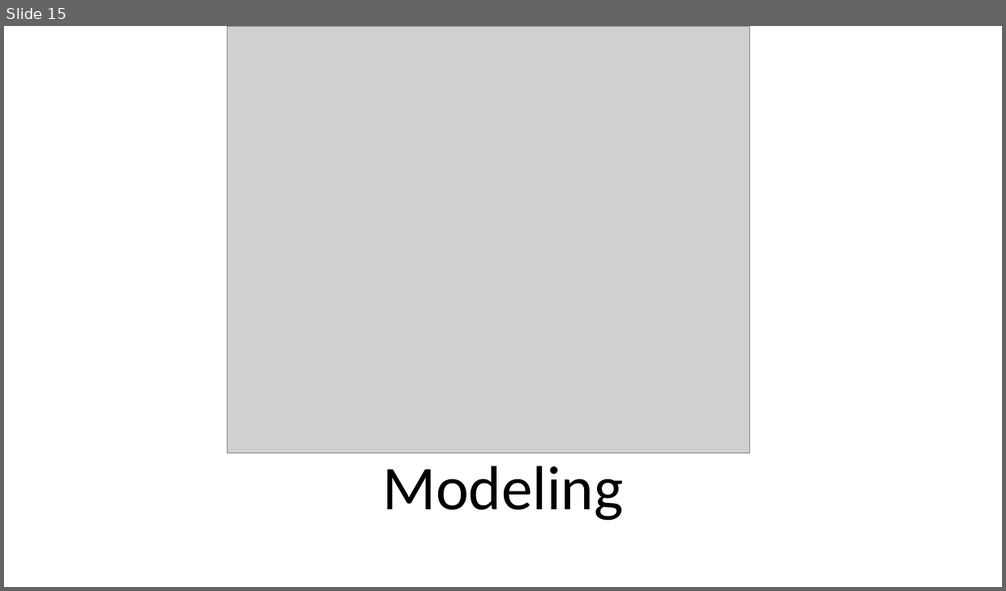
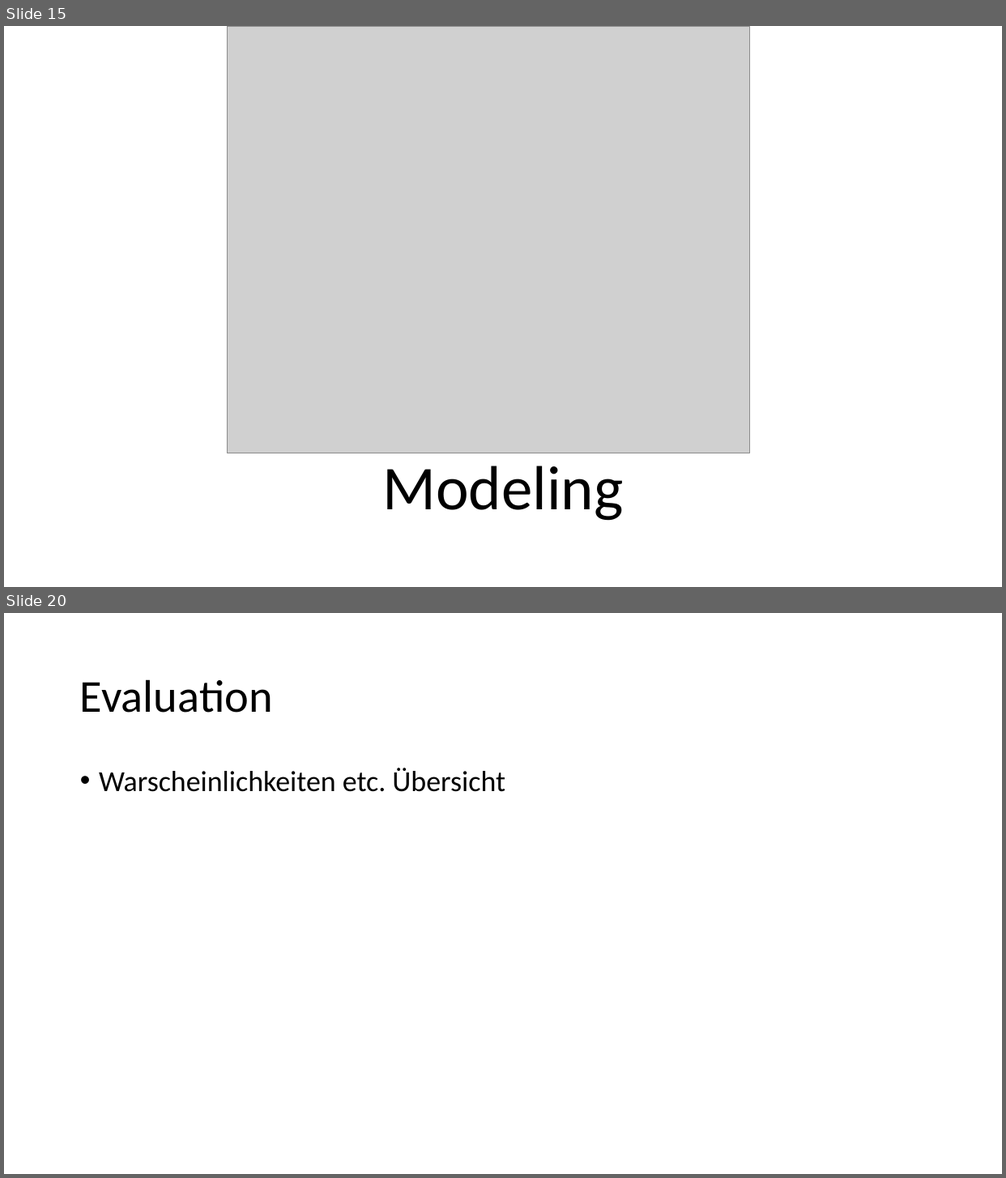
Before and after one commit to Flitschi7/big-data-management, a slide deck: Dokumentation HHZ Rocket Project.pptx. Shown one above the other, each under a label of ours: slide 15 before the commit, slides 15 and 20 after it; the slides between them are not shown. The pictures are 1006x591 and 1006x1178 pixels, drawn with LibreOffice and Linux fonts; fonts in the diff are those of the drawing; grey boxes stand for pictures. Boxes give left, top, right and bottom in pixels: in the first picture for what was removed or moved away, otherwise in the second. Text is boxed around its words. In the diff, an @@ line names an element or a change of style, - is before the commit and + after.

```diff
--- a/Dokumentation HHZ Rocket Project.pptx
+++ b/Dokumentation HHZ Rocket Project.pptx
@@ slide 20 added at bbox=[4, 613, 1002, 1174], background #FFFFFF @@
@@ title added at bbox=[80, 679, 273, 713], 44 pt, text #000000 @@
+Evaluation
@@ text added at bbox=[99, 768, 505, 792], 28 pt, text #000000 @@
+• Warscheinlichkeiten etc. Übersicht
```
Also in this commit, not shown: 4 other slides added, 1 slide removed, 1 other file.
